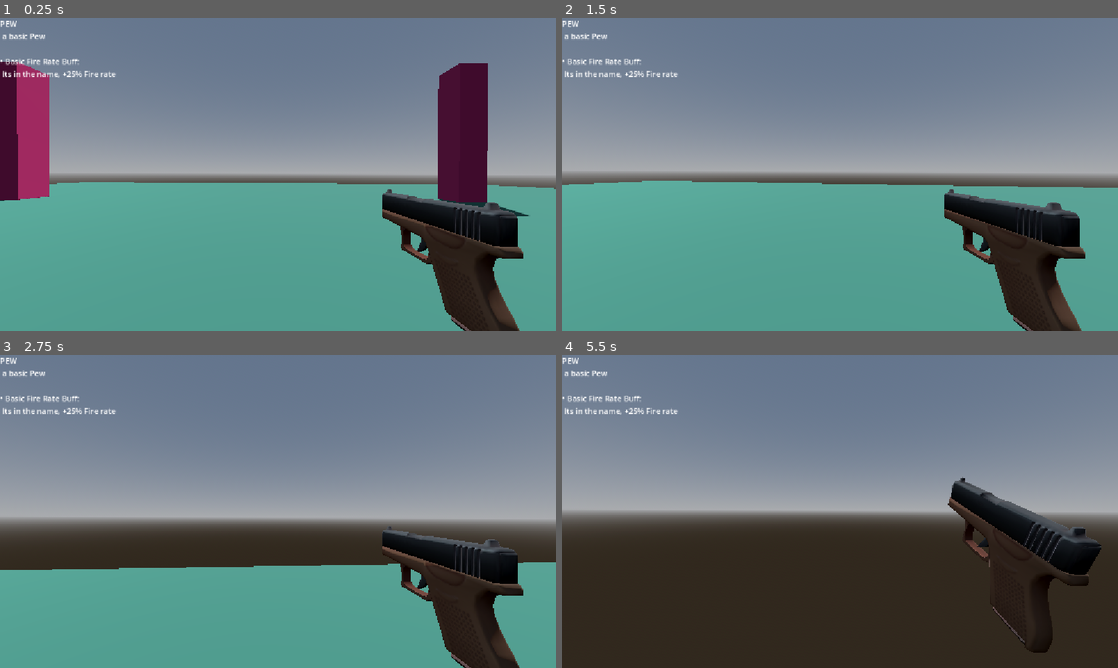
Above: before the commit, frames 1-4 (two rows, left to right).
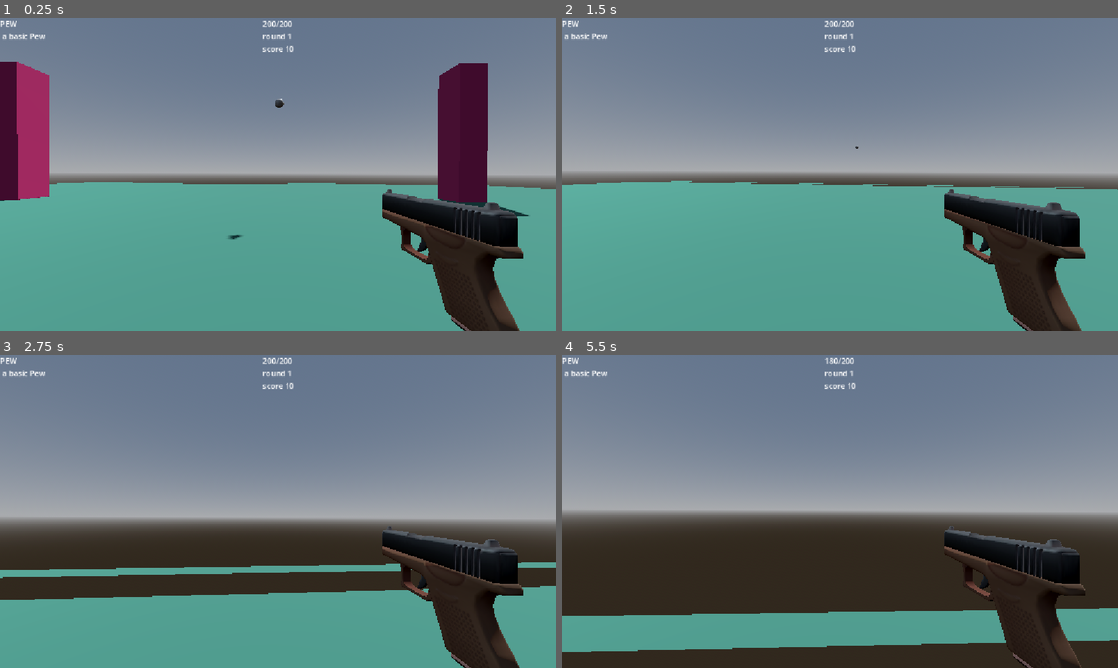
Above: after the commit, the same moments.

Repository: QusaiGDT/Doom-rougelike
Game: Godot game, scene res://Scenes/test.tscn
Two runs of this game, one before a commit and one after it. Both use one fixed random seed, a clock stepped at 60 frames per second and the inputs below.
Inputs (mouse positions are in pixels of both pictures, inside the frame that each line leads up to):
- Up to frame 1 (0.25 s): no input
- Up to frame 2 (1.5 s): move the mouse to (867, 174) at 0.52 s; press the mouse at (867, 174) at 0.53 s; hold W (up) from 0.53 s (still down); move the mouse to (812, 174) at 1.27 s; release the mouse at (812, 174) at 1.28 s; click (812, 174) at 1.35 s
- Up to frame 3 (2.75 s): keep holding W (up); move the mouse to (289, 505) at 2.02 s; press the mouse at (289, 505) at 2.03 s
- Up to frame 4 (5.5 s): keep holding W (up); move the mouse to (834, 517) at 2.77 s; release the mouse at (834, 517) at 2.78 s; click (834, 517) at 2.85 s; tap Enter at 3.5 s; move the mouse to (878, 514) at 3.52 s; press the mouse at (878, 514) at 3.53 s; move the mouse to (795, 508) at 4.27 s; release the mouse at (795, 508) at 4.28 s; click (795, 508) at 4.35 s; tap Space at 5 s; move the mouse to (845, 511) at 5.02 s; press the mouse at (845, 511) at 5.03 s

The runs differ from the first frame. In frame 1, 0.7% of the frame differs, in the area x 0-100%, y 0-71%; in frame 2, 0.8%; in frame 3, 5.9%; in frame 4, 15%, in the area x 0-100%, y 0-100%.

Commit message:
added projectile and tweaked point budget picking

Diff:
--- a/doom-rougelike/AutoLoad.gd
+++ b/doom-rougelike/AutoLoad.gd
@@ -1,4 +1,40 @@
 extends Node
 
-var point_budget := 20
+const BASIC_ENEMY = preload("res://Characters/Zombie/Basic enemy.tscn")
+const PINKY = preload("res://Characters/pinky/Pinky.tscn")
+var enemies := {BASIC_ENEMY : 1, PINKY : 3,}
+
+
+const GUN = preload("uid://b2bivfao7due4")
+const UZI = preload("res://Weapons/Uzi/Uzi.tscn")
+var guns := {UZI : 2,GUN : 1}
+
+const BASIC_DAMAGE = preload("res://effects/basic damage.tscn")
+const BASIC_FIRE_RATE = preload("res://effects/basic FireRate.tscn")
+var mods := {BASIC_DAMAGE : 2,BASIC_FIRE_RATE : 1}
+
+
+var point_budget := 10
 var room_number := 1
+
+func get_roster(budget: int, costs: Dictionary) -> Array[PackedScene]:
+	var roster: Array[PackedScene] = []
+	var remaining_points := budget
+
+	while remaining_points > 0:
+		var affordable = get_affordable_items(remaining_points, costs)
+		if affordable.is_empty():
+			break
+
+		var chosen_scene = affordable.pick_random()
+		remaining_points -= costs[chosen_scene]
+		roster.append(chosen_scene)
+
+	return roster
+
+func get_affordable_items(budget: int, item_costs: Dictionary) -> Array[PackedScene]:
+	var affordable: Array[PackedScene] = []
+	for item in item_costs.keys():
+		if item_costs[item] <= budget:
+			affordable.append(item)
+	return affordable
--- a/doom-rougelike/Characters/Zombie/Basic enemy.tscn
+++ b/doom-rougelike/Characters/Zombie/Basic enemy.tscn
@@ -21,8 +21,10 @@
 size = Vector3(1.37, 2, 1)
 
 [node name="BasicEnemy" type="CharacterBody3D" unique_id=5320872 groups=["damagable"]]
+collision_layer = 2
+collision_mask = 7
 script = ExtResource("1_cr116")
-hp = 50
+hp = 25
 
 [node name="NavigationAgent3D" type="NavigationAgent3D" parent="." unique_id=1889343064]
 
--- a/doom-rougelike/Characters/Zombie/basic_enemy.gd
+++ b/doom-rougelike/Characters/Zombie/basic_enemy.gd
@@ -1,4 +1,5 @@
 extends CharacterBody3D
+class_name EnemyCharacter3D
 
 const SPEED = 5.0
 
@@ -15,6 +16,7 @@
 		velocity += get_gravity() * delta
 
 	if is_instance_valid(player):
+		look_at(player.global_position)
 		navigation_agent_3d.target_position = player.global_position
 
 	if not navigation_agent_3d.is_navigation_finished():
@@ -30,6 +32,5 @@
 	move_and_slide()
 
 func damage(amount):
-	print(amount)
 	hp -= amount
 	if hp <= 0: queue_free()
--- a/doom-rougelike/Characters/pinky/Pinky.tscn
+++ b/doom-rougelike/Characters/pinky/Pinky.tscn
@@ -1,6 +1,6 @@
 [gd_scene format=3 uid="uid://cyqq0mmkvmktn"]
 
-[ext_resource type="Script" uid="uid://cshnod2vj686p" path="res://Characters/Zombie/basic_enemy.gd" id="1_1hq04"]
+[ext_resource type="Script" uid="uid://c1dfm7s27iywp" path="res://Characters/pinky/pinky.gd" id="1_afb1k"]
 [ext_resource type="Texture2D" uid="uid://bvbjmx8bokbbg" path="res://assets/favorite-iteration-of-the-pinky-demon-v0-7ike6v78zstd1.png" id="2_afb1k"]
 
 [sub_resource type="StandardMaterial3D" id="StandardMaterial3D_n4nvk"]
@@ -20,9 +20,11 @@
 [sub_resource type="BoxShape3D" id="BoxShape3D_uhn5l"]
 size = Vector3(1.37, 2, 1)
 
-[node name="BasicEnemy" type="CharacterBody3D" unique_id=5320872 groups=["damagable"]]
-script = ExtResource("1_1hq04")
-hp = 80
+[node name="Pinky" type="CharacterBody3D" unique_id=5320872 groups=["damagable"]]
+collision_layer = 2
+collision_mask = 7
+script = ExtResource("1_afb1k")
+hp = 50
 
 [node name="NavigationAgent3D" type="NavigationAgent3D" parent="." unique_id=1889343064]
 
@@ -33,3 +35,10 @@
 [node name="CollisionShape3D" type="CollisionShape3D" parent="." unique_id=842866269]
 transform = Transform3D(1, 0, 0, 0, 1, 0, 0, 0, 1, 0, 1, 0)
 shape = SubResource("BoxShape3D_uhn5l")
+
+[node name="RayCast3D" type="RayCast3D" parent="." unique_id=1512106483]
+transform = Transform3D(1, 0, 0, 0, 1, 0, 0, 0, 1, 0, 1, 0)
+target_position = Vector3(0, 0, -10)
+
+[node name="Projectile spawn point" type="Node3D" parent="." unique_id=1749674320]
+transform = Transform3D(1, 0, 0, 0, 1, 0, 0, 0, 1, 0, 1, -0.9395329)
--- /dev/null
+++ b/doom-rougelike/Characters/pinky/pinky.gd
@@ -0,0 +1,30 @@
+extends EnemyCharacter3D
+
+const PROJECTILE = preload("uid://bir5bq313ygi1")
+
+@export var fire_rate: float = 1.5
+@export var projectile_damage: float = 10.0
+
+@onready var ray_cast_3d: RayCast3D = $RayCast3D
+
+var can_shoot: bool = true
+
+func _process(_delta: float) -> void:
+	if ray_cast_3d.is_colliding():
+		if ray_cast_3d.get_collider() == player and can_shoot:
+			shoot()
+
+func shoot() -> void:
+	can_shoot = false
+
+	var proj = PROJECTILE.instantiate() as Node3D
+	get_tree().current_scene.add_child(proj)
+
+	proj.global_position = ray_cast_3d.global_position
+
+	proj.look_at(player.global_position, Vector3.UP)
+
+	proj.damage_amount = projectile_damage
+
+	await get_tree().create_timer(fire_rate).timeout
+	can_shoot = true
--- a/doom-rougelike/Characters/player/Player.tscn
+++ b/doom-rougelike/Characters/player/Player.tscn
@@ -6,6 +6,7 @@
 [sub_resource type="CapsuleShape3D" id="CapsuleShape3D_0016b"]
 
 [node name="Player" type="CharacterBody3D" unique_id=1468933087 groups=["damagable", "player"]]
+collision_mask = 7
 script = ExtResource("1_0016b")
 
 [node name="CollisionShape3D" type="CollisionShape3D" parent="." unique_id=900569181]
@@ -37,3 +38,14 @@
 layout_mode = 0
 offset_right = 192.0
 offset_bottom = 208.0
+
+[node name="HP" type="Label" parent="Ui" unique_id=957195470]
+layout_mode = 1
+anchors_preset = 5
+anchor_left = 0.5
+anchor_right = 0.5
+offset_left = -31.0
+offset_right = 31.0
+offset_bottom = 23.0
+grow_horizontal = 2
+text = "100/100"
--- a/doom-rougelike/Characters/player/player.gd
+++ b/doom-rougelike/Characters/player/player.gd
@@ -4,6 +4,9 @@
 const ACCEL = 20.0
 const FRICTION = 14.0
 const SENSITIVITY = 0.003
+
+@export var max_hp := 200
+@export var hp := 200
 
 @onready var camera = $Camera3D
 
@@ -43,6 +46,12 @@
 
 
 func update_ui() -> void:
+
+
+	$Ui/HP.text = str(hp) + "/" + str(max_hp) + "\n"
+	$Ui/HP.text +=  "round " + str(AutoLoad.room_number)
+	$Ui/HP.text +=  "\nscore " + str(AutoLoad.point_budget)
+
 	if weapon_holder.get_child_count() > 0:
 		current_weapon = weapon_holder.get_child(0) as WeaponBase
 
@@ -62,14 +71,12 @@
 		text += "No Modifiers"
 	else:
 		for mod in current_weapon.active_mods:
-			# Skip freed or empty slots
 			if not is_instance_valid(mod):
 				continue
 
 			var mod_name = mod.get("mod_name")
 			if mod_name == null or str(mod_name) == "":
-				mod_name = mod.name # Node's scene tree name
-
+				mod_name = mod.name
 			var mod_desc = mod.get("description")
 			if mod_desc == null:
 				mod_desc = ""
@@ -80,3 +87,7 @@
 			text += "\n"
 
 	weapon_label.text = text
+
+func damage(amount):
+	hp -= amount
+	if hp <= 0: queue_free()
--- a/doom-rougelike/Scenes/WeaponSpawner.gd
+++ b/doom-rougelike/Scenes/WeaponSpawner.gd
@@ -1,53 +1,26 @@
 extends Node3D
 
-const GUN = preload("uid://b2bivfao7due4")
-const UZI = preload("res://Weapons/Uzi/Uzi.tscn")
-
-var guns := [UZI,GUN]
-
-const BASIC_DAMAGE = preload("res://effects/basic damage.tscn")
-const BASIC_FIRE_RATE = preload("res://effects/basic FireRate.tscn")
-
-var mods := {BASIC_DAMAGE : 2,BASIC_FIRE_RATE : 2}
-
-
-func get_mod_roster(budget: int, mod_costs: Dictionary) -> Array[PackedScene]:
-	var roster: Array[PackedScene] = []
-	var remaining_points := budget
-
-	while remaining_points > 0:
-		var affordable: Array[PackedScene] = []
-
-		for scene in mod_costs.keys():
-			if mod_costs[scene] <= remaining_points:
-				affordable.append(scene)
-
-
-		if affordable.is_empty():
-			break
-
-
-		var chosen_scene: PackedScene = affordable.pick_random()
-		remaining_points -= mod_costs[chosen_scene]
-		roster.append(chosen_scene)
-
-	return roster
-
 func create_weapon() -> void:
-	# Instantiate the base gun
-	var base: WeaponBase = guns.pick_random().instantiate() as WeaponBase
-
 	@warning_ignore("integer_division")
 	var budget: int = AutoLoad.point_budget / 10
-	var mod_roster: Array[PackedScene] = get_mod_roster(budget, mods)
+
+	var affordable_guns: Array[PackedScene] = AutoLoad.get_affordable_items(budget, AutoLoad.guns)
+	if affordable_guns.is_empty():
+		return
+
+	var chosen_weapon_scene: PackedScene = affordable_guns.pick_random()
+	var weapon_cost: int = AutoLoad.guns[chosen_weapon_scene]
+	var base: WeaponBase = chosen_weapon_scene.instantiate() as WeaponBase
+
+	var remaining_budget: int = budget - weapon_cost
+	var mod_roster: Array[PackedScene] = AutoLoad.get_roster(remaining_budget, AutoLoad.mods)
 
 	for mod_scene in mod_roster:
 		var mod_instance = mod_scene.instantiate()
-
 		base.add_child(mod_instance)
-
 		base.active_mods.append(mod_instance)
 
-	for child in $"../Player/Camera3D/Weapon holder/".get_children():
+	var holder = $"../Player/Camera3D/Weapon holder/"
+	for child in holder.get_children():
 		child.queue_free()
-	$"../Player/Camera3D/Weapon holder/".add_child(base)
+	holder.add_child(base)
--- a/doom-rougelike/Scenes/test.gd
+++ b/doom-rougelike/Scenes/test.gd
@@ -1,45 +1,18 @@
 extends Node3D
-
-const BASIC_ENEMY = preload("res://Characters/Zombie/Basic enemy.tscn")
-const PINKY = preload("res://Characters/pinky/Pinky.tscn")
-
-
-var enemies := {BASIC_ENEMY : 1, PINKY : 3,}
 
 func _ready() -> void:
 
 	$"Weapon Spawner".create_weapon()
 
-	for enemy in get_enemy_roster(AutoLoad.point_budget,enemies):
+	for enemy in AutoLoad.get_roster(AutoLoad.point_budget,AutoLoad.enemies):
 		var spawn_point = $"spawn locations".get_children().pick_random()
 		var enemy_inst = enemy.instantiate()
 		$Enemies.add_child(enemy_inst)
 		enemy_inst.global_position = spawn_point.global_position
 		await get_tree().create_timer(0.25).timeout
 
-func get_enemy_roster(budget: int, enemy_costs: Dictionary) -> Array[PackedScene]:
-	var roster: Array[PackedScene] = []
-	var remaining_points := budget
-
-	while remaining_points > 0:
-		var affordable: Array[PackedScene] = []
-
-		for scene in enemy_costs.keys():
-			if enemy_costs[scene] <= remaining_points:
-				affordable.append(scene)
-
-		if affordable.is_empty():
-			break
-
-		var chosen_scene: PackedScene = affordable.pick_random()
-		remaining_points -= enemy_costs[chosen_scene]
-		roster.append(chosen_scene)
-
-	return roster
-
 func _process(_delta: float) -> void:
 	if $Enemies.get_child_count() == 0:
 		AutoLoad.room_number += 1
 		AutoLoad.point_budget = round(10.0 * pow(1.55, AutoLoad.room_number - 1))
-		print("hi")
 		_ready()
--- a/doom-rougelike/Scenes/test.tscn
+++ b/doom-rougelike/Scenes/test.tscn
@@ -4,6 +4,7 @@
 [ext_resource type="Script" uid="uid://c27hvbyp88vvk" path="res://Scenes/test.gd" id="1_qc4db"]
 [ext_resource type="PackedScene" uid="uid://cokrj0yjmgi7g" path="res://Characters/Zombie/Basic enemy.tscn" id="2_8od7v"]
 [ext_resource type="Script" uid="uid://cr3tld5hdyl3g" path="res://Scenes/WeaponSpawner.gd" id="4_ys1qc"]
+[ext_resource type="PackedScene" uid="uid://bir5bq313ygi1" path="res://Weapons/Projectile/Projectile.tscn" id="5_35xla"]
 
 [sub_resource type="ProceduralSkyMaterial" id="ProceduralSkyMaterial_o3qbn"]
 sky_horizon_color = Color(0.66224277, 0.6717428, 0.6867428, 1)
@@ -23,6 +24,10 @@
 
 [sub_resource type="StandardMaterial3D" id="StandardMaterial3D_o3qbn"]
 albedo_color = Color(0.21241716, 0.42451295, 0.35951188, 1)
+
+[sub_resource type="StandardMaterial3D" id="StandardMaterial3D_35xla"]
+transparency = 1
+albedo_color = Color(0.23224148, 0.45781398, 0.39085722, 0)
 
 [sub_resource type="StandardMaterial3D" id="StandardMaterial3D_lc1oi"]
 albedo_color = Color(0.71008205, 0.18797028, 0.43080822, 1)
@@ -49,6 +54,26 @@
 [node name="CSGBox3D" type="CSGBox3D" parent="NavigationRegion3D/CSGCombiner3D" unique_id=1040480666]
 size = Vector3(40, 1, 40)
 material = SubResource("StandardMaterial3D_o3qbn")
+
+[node name="CSGBox3D7" type="CSGBox3D" parent="NavigationRegion3D/CSGCombiner3D" unique_id=1012411296]
+transform = Transform3D(1, 0, 0, 0, 1, 0, 0, 0, 1, 19.5, 4, 0)
+size = Vector3(1, 9, 40)
+material = SubResource("StandardMaterial3D_35xla")
+
+[node name="CSGBox3D8" type="CSGBox3D" parent="NavigationRegion3D/CSGCombiner3D" unique_id=1631591294]
+transform = Transform3D(1, 0, 0, 0, 1, 0, 0, 0, 1, -20.5, 4, 0)
+size = Vector3(1, 9, 40)
+material = SubResource("StandardMaterial3D_35xla")
+
+[node name="CSGBox3D9" type="CSGBox3D" parent="NavigationRegion3D/CSGCombiner3D" unique_id=471709613]
+transform = Transform3D(-4.371139e-08, 0, -1, 0, 1, 0, 1, 0, -4.371139e-08, -0.5, 4, -19)
+size = Vector3(1, 9, 40)
+material = SubResource("StandardMaterial3D_35xla")
+
+[node name="CSGBox3D10" type="CSGBox3D" parent="NavigationRegion3D/CSGCombiner3D" unique_id=167121607]
+transform = Transform3D(-4.371139e-08, 0, -1, 0, 1, 0, 1, 0, -4.371139e-08, -0.5, 4, 20)
+size = Vector3(1, 9, 40)
+material = SubResource("StandardMaterial3D_35xla")
 
 [node name="CSGBox3D2" type="CSGBox3D" parent="NavigationRegion3D/CSGCombiner3D" unique_id=1617323412]
 transform = Transform3D(1, 0, 0, 0, 1, 0, 0, 0, 1, 3, 3, 2)
@@ -97,4 +122,7 @@
 [node name="Weapon Spawner" type="Node3D" parent="." unique_id=360883041]
 script = ExtResource("4_ys1qc")
 
+[node name="Projectile" parent="." unique_id=1519063879 instance=ExtResource("5_35xla")]
+transform = Transform3D(1, 0, 0, 0, 1, 0, 0, 0, 1, 0, 3, -1)
+
 [connection signal="child_exiting_tree" from="Enemies" to="." method="_on_enemies_child_exiting_tree"]
--- a/doom-rougelike/Weapons/Basic gun/Gun.tscn
+++ b/doom-rougelike/Weapons/Basic gun/Gun.tscn
@@ -32,7 +32,7 @@
 
 [sub_resource type="Animation" id="Animation_hwbi2"]
 resource_name = "shoot"
-length = 0.19999999999999998
+length = 0.2
 step = 0.1
 tracks/0/type = "value"
 tracks/0/imported = false
@@ -71,13 +71,14 @@
 is_auto = true
 base_damage = 20.0
 base_fire_rate = 0.25
-active_mods = [NodePath(""), NodePath("")]
+active_mods = [null, null]
 
 [node name="pew" parent="." unique_id=1925523909 instance=ExtResource("1_6pdva")]
 transform = Transform3D(-4.371139e-08, 0, 1, 0, 1, 0, -1, 0, -4.371139e-08, 0.13158782, -0.065147445, -0.19329439)
 
 [node name="RayCast3D" type="RayCast3D" parent="." unique_id=1966916920]
 target_position = Vector3(0, 0, -30)
+collision_mask = 7
 
 [node name="AnimationPlayer" type="AnimationPlayer" parent="." unique_id=1834730966]
 libraries/ = SubResource("AnimationLibrary_6m6ai")
--- /dev/null
+++ b/doom-rougelike/Weapons/Projectile/Projectile.tscn
@@ -0,0 +1,24 @@
+[gd_scene format=3 uid="uid://bir5bq313ygi1"]
+
+[ext_resource type="Script" uid="uid://ilsl0yt6ukfn" path="res://Weapons/Projectile/projectile.gd" id="1_ffvv6"]
+
+[sub_resource type="SphereMesh" id="SphereMesh_ffvv6"]
+radius = 0.095
+height = 0.19
+
+[sub_resource type="SphereShape3D" id="SphereShape3D_ffvv6"]
+radius = 0.095
+
+[node name="Projectile" type="Area3D" unique_id=1519063879]
+collision_layer = 2
+collision_mask = 5
+script = ExtResource("1_ffvv6")
+speed = 10.0
+damage_amount = 10.0
+lifetime = 10.0
+
+[node name="MeshInstance3D" type="MeshInstance3D" parent="." unique_id=1477686554]
+mesh = SubResource("SphereMesh_ffvv6")
+
+[node name="CollisionShape3D2" type="CollisionShape3D" parent="." unique_id=1867232341]
+shape = SubResource("SphereShape3D_ffvv6")
--- /dev/null
+++ b/doom-rougelike/Weapons/Projectile/projectile.gd
@@ -0,0 +1,18 @@
+extends Area3D
+
+@export var speed: float = 30.0
+@export var damage_amount: float = 25.0
+@export var lifetime: float = 3.0
+
+func _ready() -> void:
+	body_entered.connect(_on_body_entered)
+
+	get_tree().create_timer(lifetime).timeout.connect(queue_free)
+
+func _physics_process(delta: float) -> void:
+	global_transform.origin -= global_transform.basis.z * speed * delta
+
+func _on_body_entered(body: Node) -> void:
+	if body.is_in_group("damagable"):
+		body.damage(damage_amount)
+	queue_free()
--- a/doom-rougelike/Weapons/Uzi/Uzi.tscn
+++ b/doom-rougelike/Weapons/Uzi/Uzi.tscn
@@ -69,11 +69,12 @@
 script = ExtResource("1_foja0")
 description = "Great for crowd control"
 is_auto = true
-base_damage = 5.0
+base_damage = 6.0
 base_fire_rate = 0.05
 
 [node name="RayCast3D" type="RayCast3D" parent="." unique_id=1966916920]
 target_position = Vector3(0, 0, -30)
+collision_mask = 7
 
 [node name="AnimationPlayer" type="AnimationPlayer" parent="." unique_id=1834730966]
 libraries/ = SubResource("AnimationLibrary_6m6ai")
--- a/doom-rougelike/Weapons/WeaponBase.gd
+++ b/doom-rougelike/Weapons/WeaponBase.gd
@@ -35,21 +35,21 @@
 func get_damage() -> float:
 	var total_dmg = base_damage
 	for mod in active_mods:
-		if "damage_mult" in mod:
+		if mod is StatModBase:
 			total_dmg *= mod.damage_mult
 	return total_dmg
 
 func get_fire_rate() -> float:
 	var total_rate = base_fire_rate
 	for mod in active_mods:
-		if "fire_rate_mult" in mod:
+		if mod is StatModBase:
 			total_rate *= mod.fire_rate_mult
 	return total_rate
 
 func get_crit_chance() -> float:
 	var total_crit = base_crit_chance
 	for mod in active_mods:
-		if "bonus_crit_chance" in mod:
+		if mod is StatModBase:
 			total_crit += mod.bonus_crit_chance
 	return total_crit
 
--- a/doom-rougelike/effects/basic damage.tscn
+++ b/doom-rougelike/effects/basic damage.tscn
@@ -5,5 +5,5 @@
 [node name="BasicDamage" type="Node" unique_id=1462156321]
 script = ExtResource("1_dhc6k")
 mod_name = "Basic Damage buff"
-description = "Its in the name, +25% damage"
-damage_mult = 1.25
+description = "Its in the name, +50% damage"
+damage_mult = 1.5
--- a/doom-rougelike/effects/stat change base.gd
+++ b/doom-rougelike/effects/stat change base.gd
@@ -3,7 +3,6 @@
 
 @export var mod_name: String = "Basic Mod"
 @export var description: String = "+0% Stat"
-@export var point_value := 2
 
 # Multipliers
 @export var damage_mult: float = 1.0
--- a/doom-rougelike/project.godot
+++ b/doom-rougelike/project.godot
@@ -76,6 +76,12 @@
 ]
 }
 
+[layer_names]
+
+3d_physics/layer_1="player"
+3d_physics/layer_2="enemies"
+3d_physics/layer_3="environment "
+
 [physics]
 
 3d/physics_engine="Jolt Physics"
Not shown, added: doom-rougelike/Characters/pinky/pinky.gd.uid
Not shown, added: doom-rougelike/Weapons/Projectile/projectile.gd.uid
